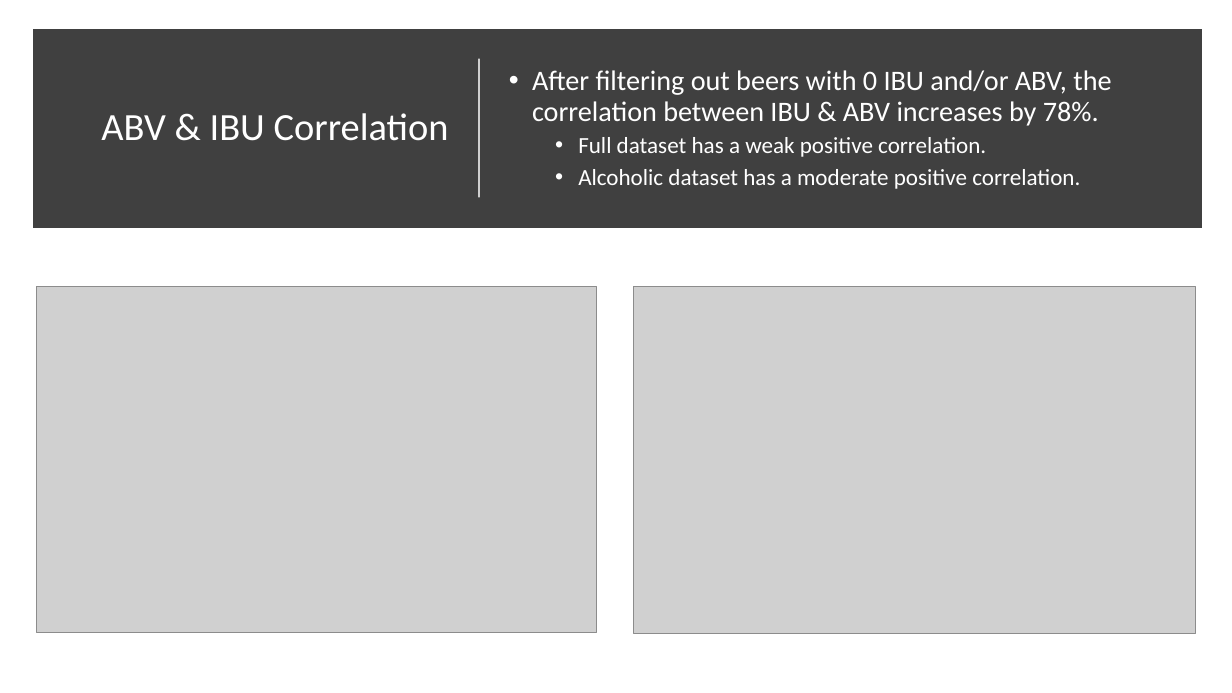
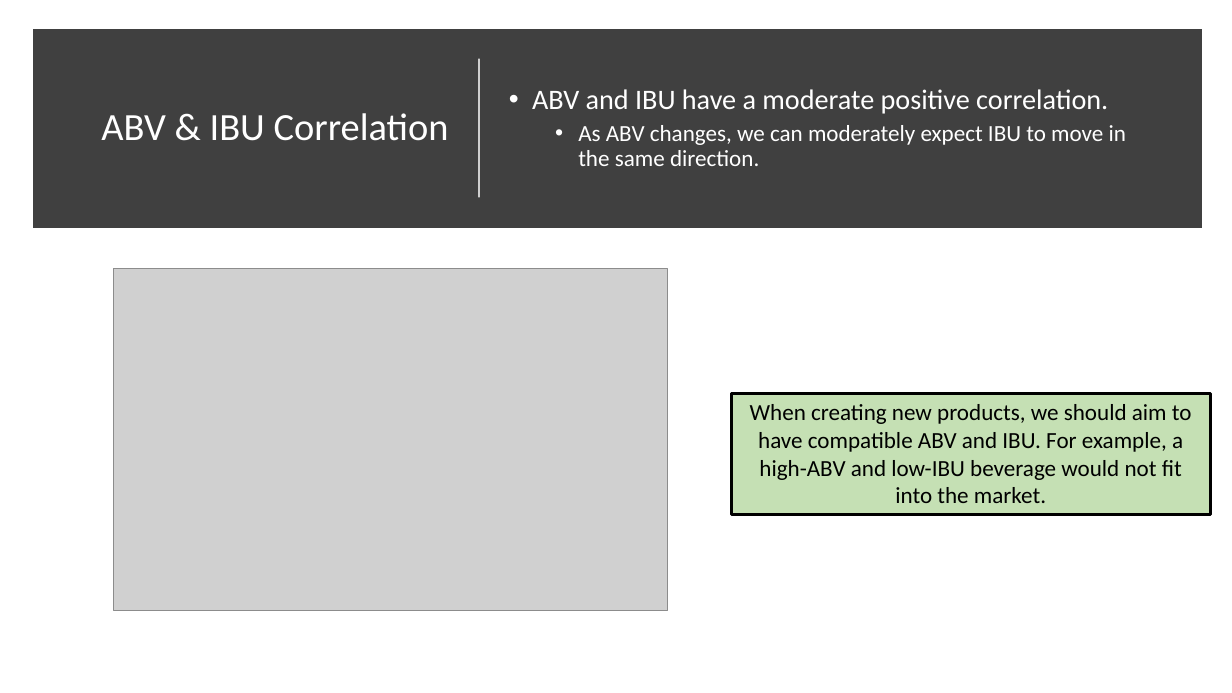
Before and after one commit to ericlaigaie/Case-Study-01, a slide deck: slide 8 of EDA_Presentation.pptx (slide 9 before the commit). Drawn at 1232x693 pixels with LibreOffice and Linux fonts; fonts in the diff are those of the drawing; grey boxes stand for pictures. Boxes give left, top, right and bottom in pixels: in the first picture for what was removed or moved away, otherwise in the second. Text is boxed around its words. In the diff, an @@ line names an element or a change of style, - is before the commit and + after.

```diff
--- a/EDA_Presentation.pptx
+++ b/EDA_Presentation.pptx
@@ text at (x1=532, y1=89, x2=1126, y2=166): text changed @@
-• After filtering out beers with 0 IBU and/or ABV, the correlation between IBU & ABV increases by 78%.
-  • Full dataset has a weak positive correlation.
-  • Alcoholic dataset has a moderate positive correlation.
+• ABV and IBU have a moderate positive correlation.
+  • As ABV changes, we can moderately expect IBU to move in the same direction.
@@ picture resized from (x1=36, y1=287, x2=597, y2=633) to (x1=114, y1=269, x2=667, y2=611) @@
@@ picture removed at (x1=634, y1=287, x2=1196, y2=633) @@
@@ rectangle added at (x1=732, y1=393, x2=1211, y2=514), fill #C5E0B4, outline #000000 2.25 pt, 18 pt, text #000000 @@
+When creating new products, we should aim to have compatible ABV and IBU. For example, a high-ABV and low-IBU beverage would not fit into the market.
```
Also in this commit, not shown: 4 other slides changed, 2 slides added, 1 slide removed.
